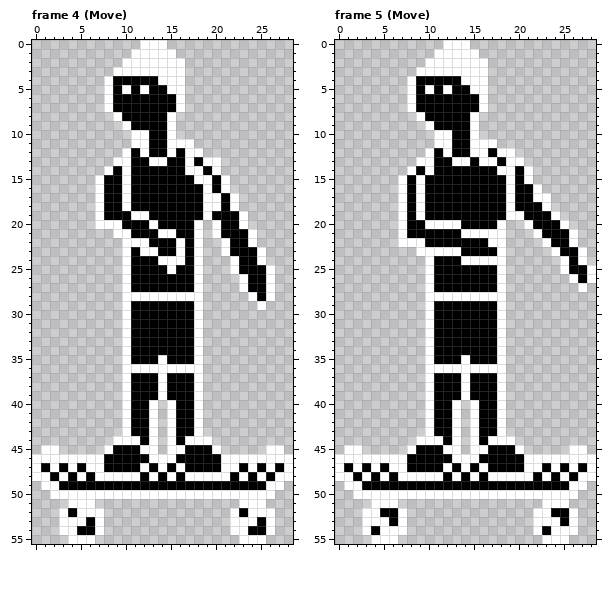
Two states of a pixel-art file, Assets/Aseprite/New/Skater.aseprite. The picture above is the old version.
44x64 pixels, 13 frames. Shown: frame 4 (Move), frame 5 (Move). The old version is drawn lined up with the new one, on the new canvas. The commit also changed other frames, which this record leaves out.
The same view after the edit:
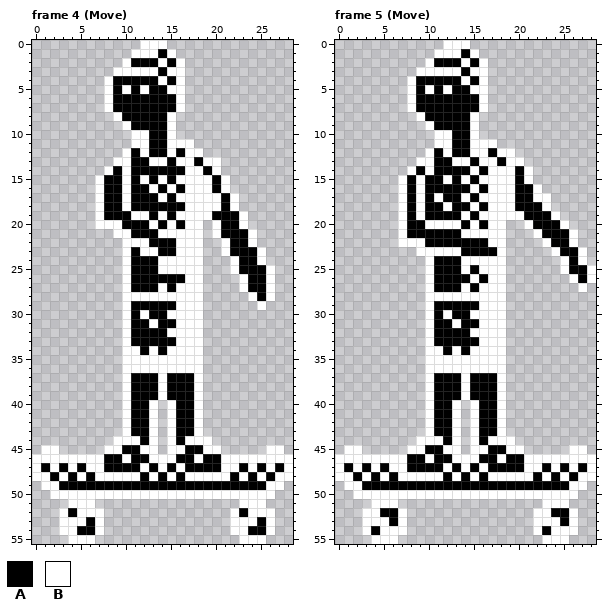
Palette (. is transparent): A #000000  B #ffffff
Edits made:
canvas 44x64 -> 29x56, the old top-left corner now at -5,-2 (the part of the old canvas that was cut away was empty and is not shown)
Frame 4 (Move):
y 1: x 14 B -> A
y 2: x 11..13 BBB -> AAA; x 15 B -> A
y 3: x 14 B -> A
y 4: x 15 B -> A
y 13: x 16 A -> B
y 15: x 12 A -> B; x 14 A -> B; x 16..17 AA -> BB
y 16: x 13 A -> B; x 15 A -> B; x 17..18 AA -> BB
y 17: x 14 A -> B; x 16..18 AAA -> BBB
y 18: x 17..18 AA -> BB
y 19: x 14 A -> B; x 16..18 AAA -> BBB
y 20: x 15 A -> B; x 17 A -> B
y 21: x 16..17 AA -> BB
y 22..24: x 17 A -> B
y 25: x 14 A -> B; x 16..17 AA -> BB
y 26: x 17 A -> B
y 27: x 14 A -> B; x 16..17 AA -> BB
y 29: x 16..17 AA -> BB
y 30: x 12 A -> B; x 15..17 AAA -> BBB
y 31: x 13 A -> B; x 16..17 AA -> BB
y 32: x 15..17 AAA -> BBB
y 33: x 16..17 AA -> BB
y 34: x 11 A -> B; x 13 A -> B; x 15..17 AAA -> BBB
y 35: x 11..13 AAA -> BBB; x 15..17 AAA -> BBB
y 45: x 9 A -> B; x 19 A -> B
y 46: x 10 A -> B; x 18 A -> B
Frame 5 (Move):
y 1: x 14 B -> A
y 2: x 11..13 BBB -> AAA; x 15 B -> A
y 3: x 14 B -> A
y 4: x 15 B -> A
y 14: x 15 A -> B; x 17 A -> B
y 15: x 12 A -> B; x 14 A -> B; x 16..18 AAA -> BBB
y 16: x 15 A -> B; x 17..18 AA -> BB
y 17: x 11 A -> B; x 14 A -> B; x 16..18 AAA -> BBB
y 18: x 12 A -> B; x 15 A -> B; x 17..18 AA -> BB
y 19: x 14 A -> B; x 16..18 AAA -> BBB
y 20: x 15 A -> B; x 17 A -> B
y 25: x 14 A -> B; x 16..17 AA -> BB
y 26: x 15 A -> B; x 17 A -> B
y 27: x 14 A -> B; x 16..17 AA -> BB
y 29: x 16..17 AA -> BB
y 30: x 12 A -> B; x 15..17 AAA -> BBB
y 31: x 13 A -> B; x 16..17 AA -> BB
y 32: x 15..17 AAA -> BBB
y 33: x 16..17 AA -> BB
y 34: x 11 A -> B; x 13 A -> B; x 15..17 AAA -> BBB
y 35: x 11..13 AAA -> BBB; x 15..17 AAA -> BBB
y 45: x 9 A -> B; x 19 A -> B
y 46: x 10 A -> B; x 18 A -> B
